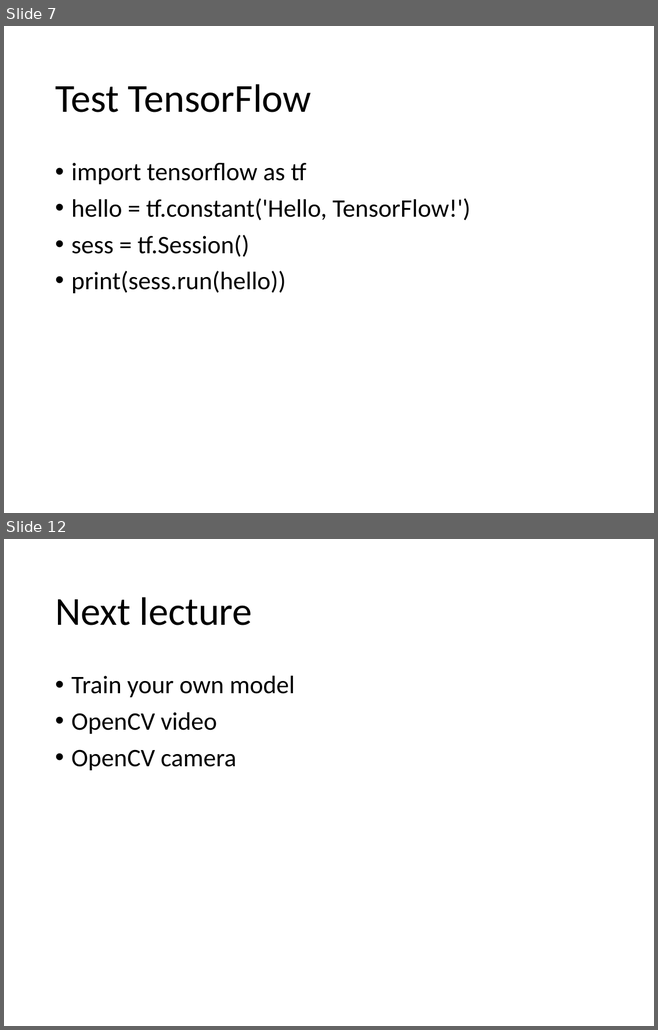
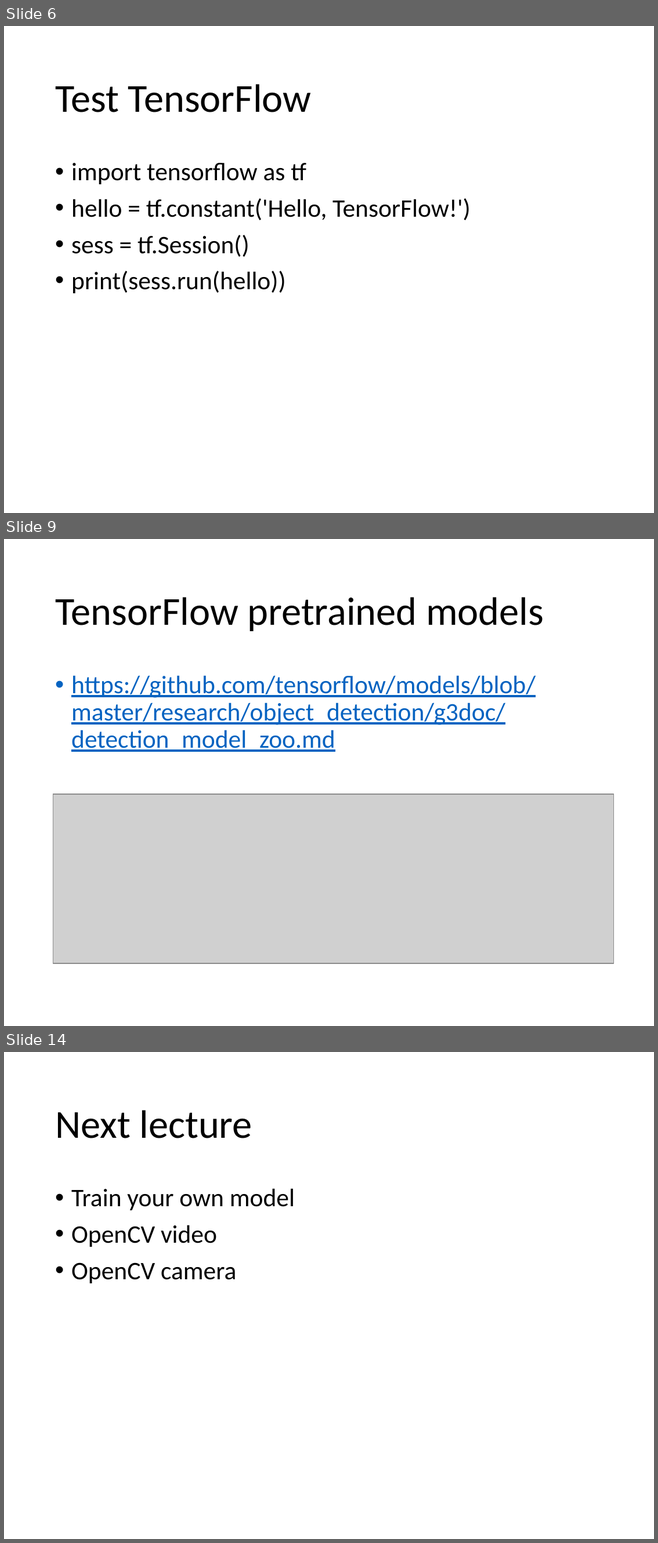
Before and after one commit to YichaoOU/self_driving_car, a slide deck: Tutorial/TensorFlow-Obj-API.pptx. Shown one above the other, each under a label of ours: slides 7 and 12 before the commit, slides 6, 9 and 14 after it; the slides between them are not shown. The pictures are 658x1030 and 658x1543 pixels, drawn with LibreOffice and Linux fonts; fonts in the diff are those of the drawing; grey boxes stand for pictures. Boxes give left, top, right and bottom in pixels: in the first picture for what was removed or moved away, otherwise in the second. Text is boxed around its words. In the diff, an @@ line names an element or a change of style, - is before the commit and + after.

```diff
--- a/Tutorial/TensorFlow-Obj-API.pptx
+++ b/Tutorial/TensorFlow-Obj-API.pptx
@@ slide 9 added at bbox=[4, 539, 654, 1026], background #FFFFFF @@
@@ title added at bbox=[55, 597, 543, 631], 44 pt, text #000000 @@
+TensorFlow pretrained models
@@ text added at bbox=[71, 675, 535, 752], 28 pt, text #0563C1, underline @@
+• https://github.com/tensorflow/models/blob/master/research/object_detection/g3doc/detection_model_zoo.md
@@ picture added at bbox=[53, 794, 612, 964] @@
@@ what was slide 7 is now slide 6 @@
@@ what was slide 12 is now slide 14 @@
```
Also in this commit, not shown: 5 slides changed, 2 other slides added, 1 slide removed, 22 other files.
